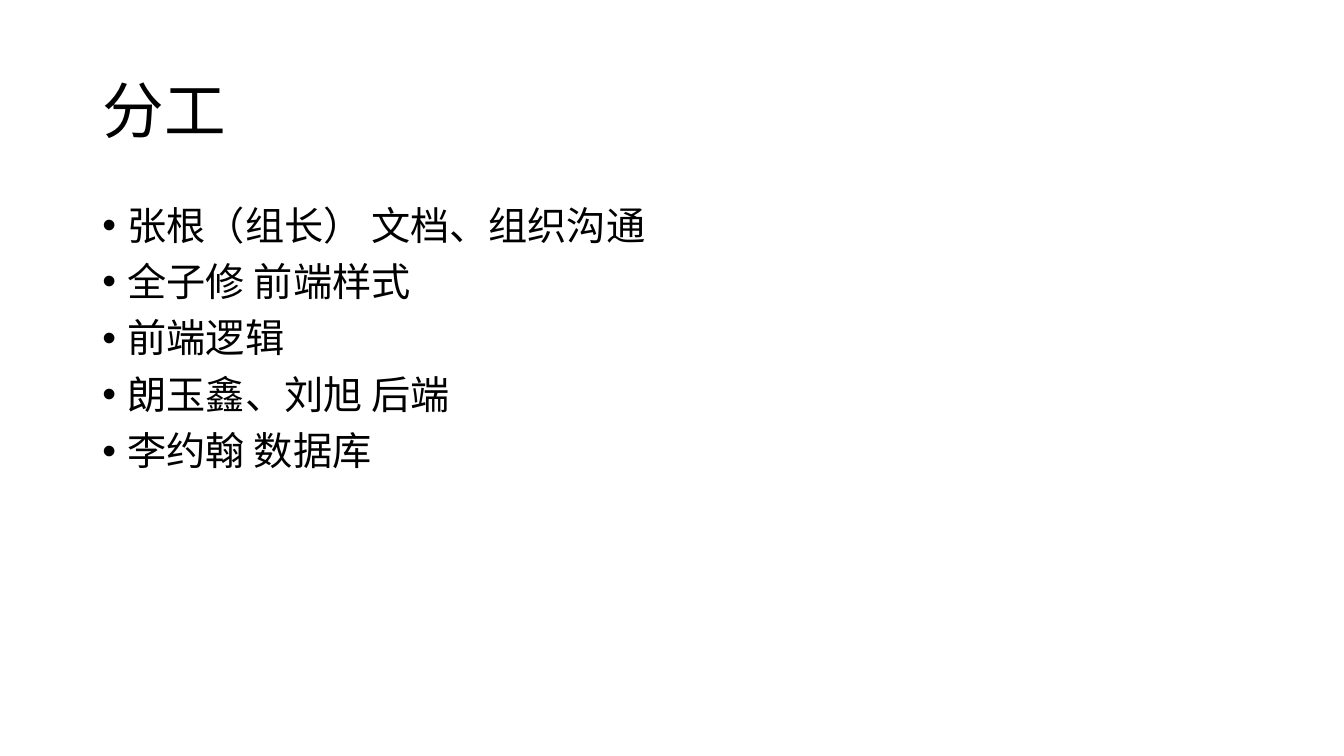
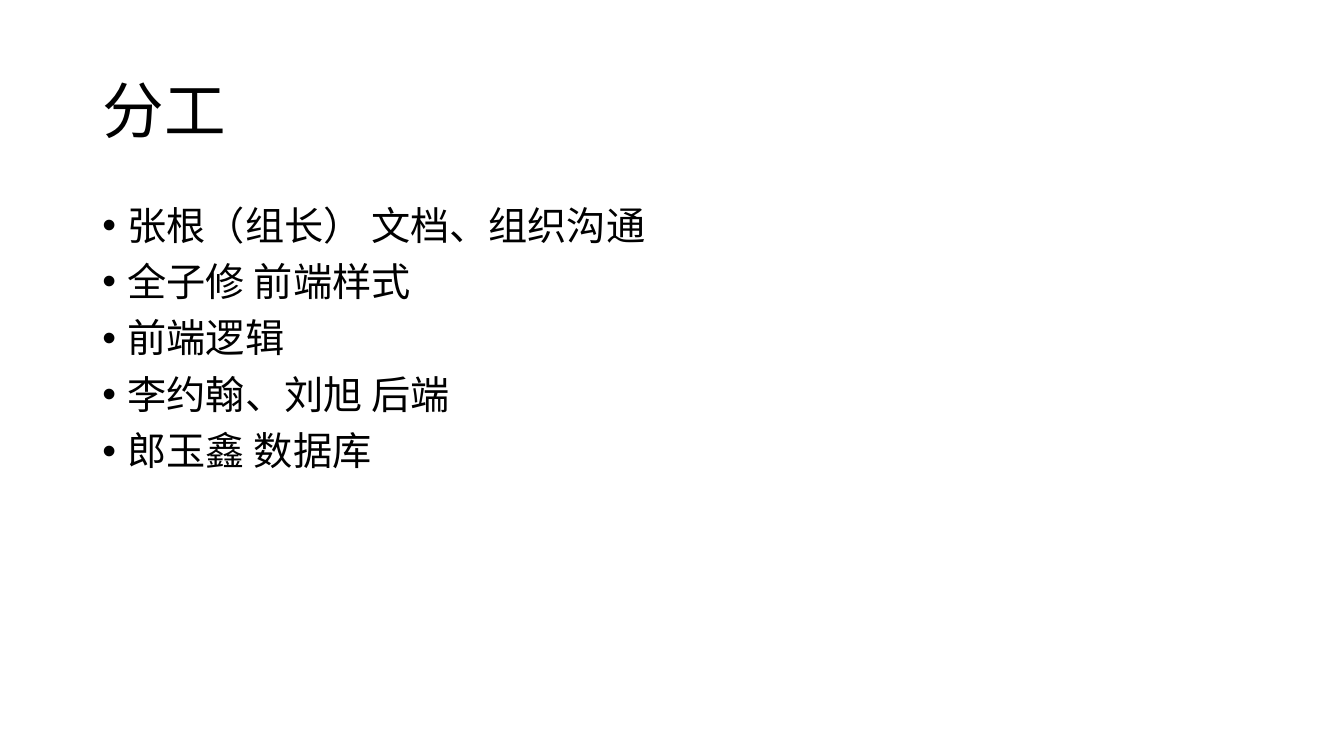
Before and after one commit to daxuliu/softwarelearn, a slide deck: slide 2 of 文档/项目展示-1.pptx. Drawn at 1344x756 pixels with LibreOffice and Linux fonts; fonts in the diff are those of the drawing. Boxes give left, top, right and bottom in pixels: in the first picture for what was removed or moved away, otherwise in the second. Text is boxed around its words. In the diff, an @@ line names an element or a change of style, - is before the commit and + after.

```diff
--- a/文档/项目展示-1.pptx
+++ b/文档/项目展示-1.pptx
@@ text at (x1=128, y1=376, x2=449, y2=469): text changed @@
-• 朗玉鑫、刘旭 后端
-• 李约翰 数据库
+• 李约翰、刘旭 后端
+• 郎玉鑫 数据库
```
